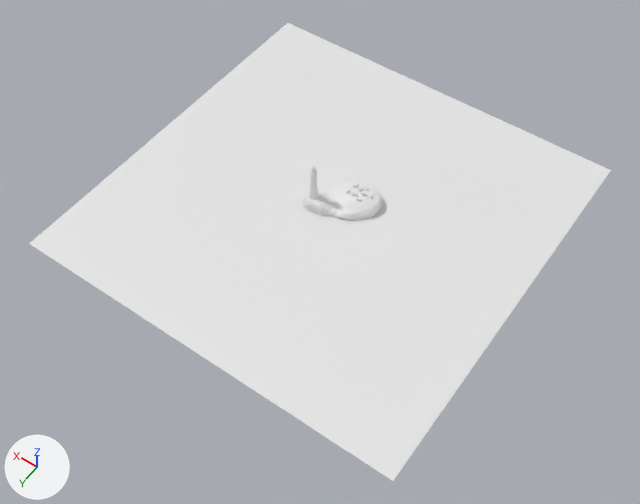
The Blender file lighthouse.blend, before and after one commit.
Camera for both pictures: a camera (50 mm lens) standing at (-31.8, 46.1, 64.4) and looking at (-1.8, 4.1, -1.6). Arrows for +X, +Y and +Z are at lower left; the lights stay in place.

The scene before the commit, as lines of its bpy script (objects in view):
```python
me_icosphere = bpy.data.meshes.new('Icosphere')
me_icosphere.from_pydata(...)  # 167 vertices, 330 faces; spans x -4.3..2.49, y -3.64..1.69, z -1.58..1.48
me_plane = bpy.data.meshes.new('Plane')
me_plane.from_pydata([(-1.0, -1.0, 0.0), (1.0, -1.0, 0.0), (-1.0, 1.0, 0.0), (1.0, 1.0, 0.0)], [], [(0, 1, 3, 2)])
ob_island = bpy.data.objects.new('Island', me_icosphere)
ob_island.location = (0.0, 0.0, 0.0)
ob_water = bpy.data.objects.new('Water', me_plane)
ob_water.location = (0.0, 0.0, 0.0)
ob_water.scale = (20.0, 20.0, 20.0)
```
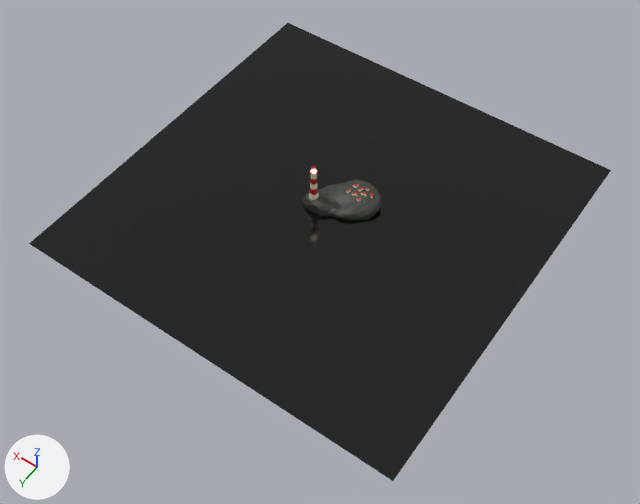
What differs and where, as boxes (x1, y1, x2, y2) in the pictures (640 x 504 px):
```json
{"object": "Water", "change": "recoloured", "before": [29, 23, 611, 481], "after": [29, 23, 611, 481], "on screen": "white to black"}
{"object": "Island", "change": "recoloured", "before": [303, 180, 382, 221], "after": [303, 180, 382, 221], "on screen": "white to grey"}
```

Scene script edits in JSON lines:
```json
{"op": "add", "block": "mat_island", "code": ["mat_island = principled_material('Island')", "mat_island.base_color = (0.0399, 0.0484, 0.0351)  # black #383e35", "mat_island.roughness = 0.548"]}
{"op": "add", "block": "mat_water", "code": ["mat_water = principled_material('Water')", "mat_water.base_color = (0.00171, 0.0015, 0.00156)  # black #060505", "mat_water.roughness = 0.156"]}
{"block": "me_plane", "where": "me_plane.from_pydata(...)  # 4 vertices, 1 face; spans x -1.0..1.0, y -1.0..1.0, z 0.0"}
{"op": "add", "block": "me_plane", "code": "me_plane.materials.append(mat_water)  # black #060505"}
{"block": "me_icosphere", "where": "me_icosphere.from_pydata(...)  # 167 vertices, 330 faces; spans x -4.3..2.49, y -3.64..1.69, z -1.58..1.48"}
{"op": "add", "block": "me_icosphere", "code": "me_icosphere.materials.append(mat_island)  # black #383e35"}
```
